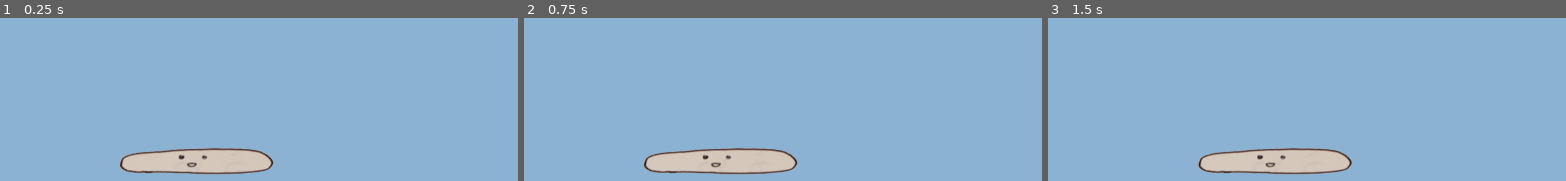
Above: before the commit, frames 1-3 (left to right).
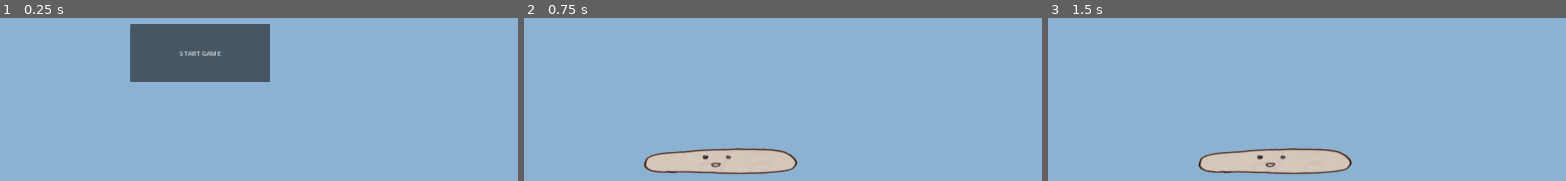
Above: after the commit, the same moments.

Repository: ColtonPhillips/uvicgamejam-24
Game: Godot game, scene res://Scenes/start_game.tscn
Two runs of this game, one before a commit and one after it. Both use one fixed random seed, a clock stepped at 60 frames per second and the inputs below. Before the commit the project starts from res://Scenes/main.tscn.
Inputs (mouse positions are in pixels of both pictures, inside the frame that each line leads up to):
- Up to frame 1 (0.25 s): no input
- Up to frame 2 (0.75 s): click (726, 53) at 0.5 s, where only the run after the commit has a clickable "START GAME"
- Up to frame 3 (1.5 s): tap Enter at 1.25 s; hold D (right) from 1.28 s (still down)

The runs differ from the first frame. In frame 1, 14% of the frame differs, in the area x 23-53%, y 3-97%; in frame 2, nothing differs; in frame 3, nothing differs.

Commit message:
add start screen.

Diff:
--- /dev/null
+++ b/game/Scenes/start_game.tscn
@@ -0,0 +1,15 @@
+[gd_scene load_steps=2 format=3 uid="uid://cirbyi3pmn0kj"]
+
+[ext_resource type="Script" path="res://Scripts/start_game.gd" id="1_r0l32"]
+
+[node name="StartGame" type="Node"]
+script = ExtResource("1_r0l32")
+
+[node name="StartButton" type="Button" parent="."]
+offset_left = 812.0
+offset_top = 667.0
+offset_right = 1147.0
+offset_bottom = 807.0
+text = "START GAME"
+
+[connection signal="pressed" from="StartButton" to="." method="_on_start_button_pressed"]
--- /dev/null
+++ b/game/Scripts/start_game.gd
@@ -0,0 +1,15 @@
+extends Node
+
+
+# Called when the node enters the scene tree for the first time.
+func _ready() -> void:
+	pass # Replace with function body.
+
+
+# Called every frame. 'delta' is the elapsed time since the previous frame.
+func _process(delta: float) -> void:
+	pass
+
+
+func _on_start_button_pressed() -> void:
+	get_tree().change_scene_to_file("res://Scenes/main.tscn")
--- a/game/project.godot
+++ b/game/project.godot
@@ -11,7 +11,7 @@
 [application]
 
 config/name="Uvicgamejam-24"
-run/main_scene="res://Scenes/main.tscn"
+run/main_scene="res://Scenes/start_game.tscn"
 config/features=PackedStringArray("4.2", "Forward Plus")
 config/icon="res://icon.svg"
 
